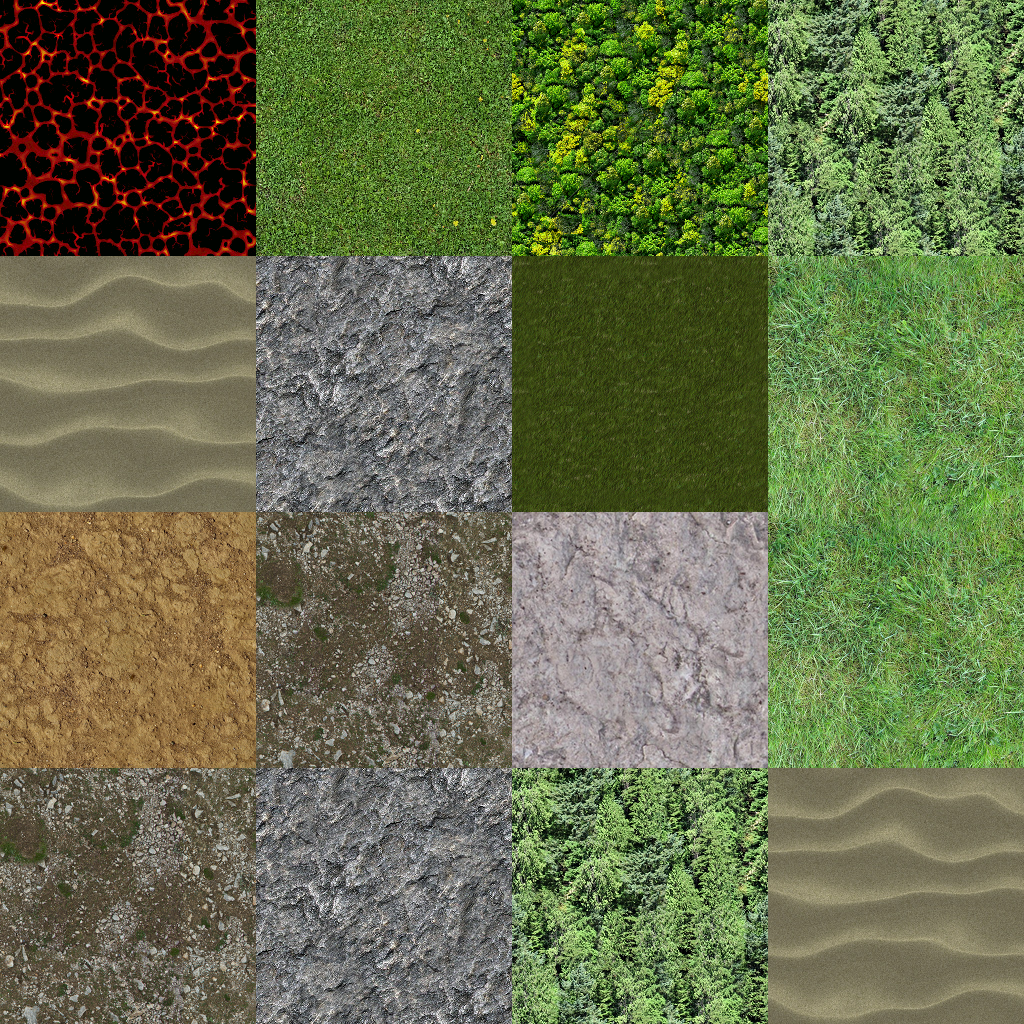
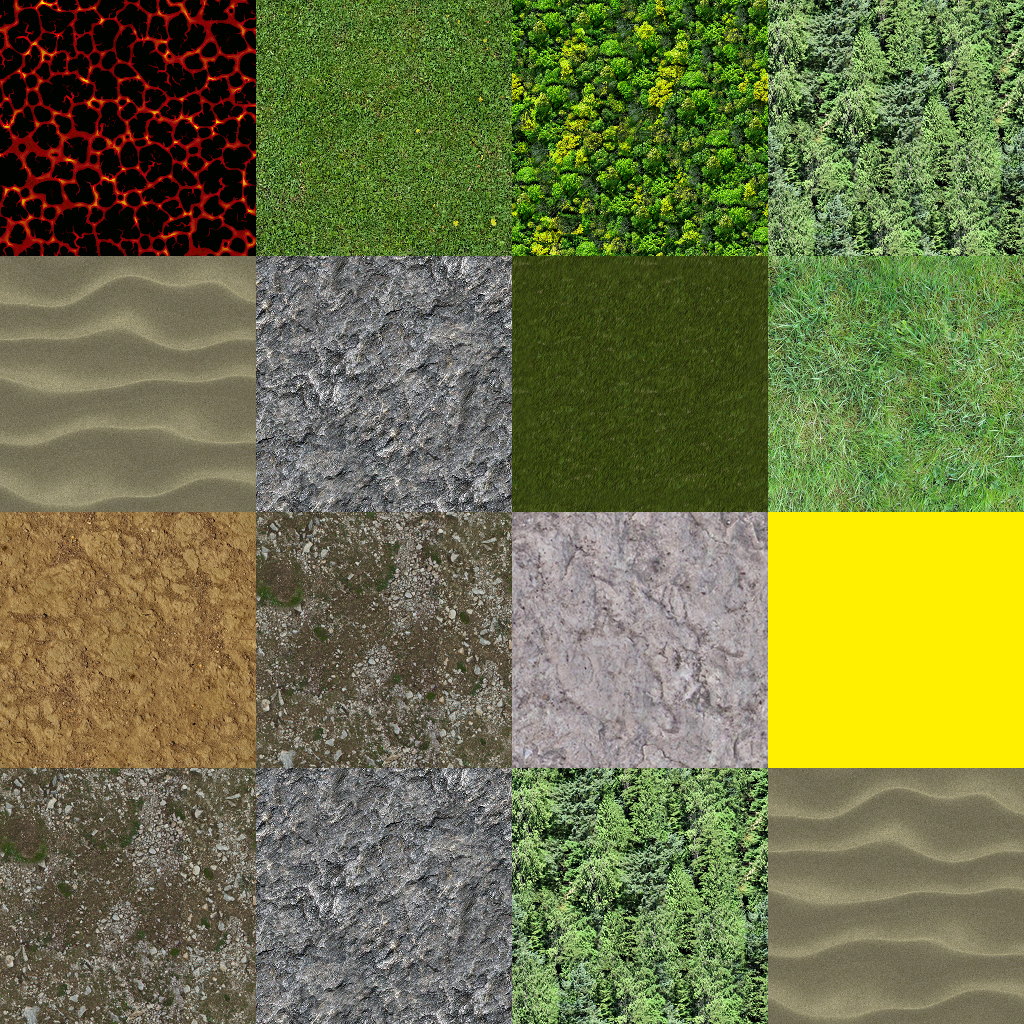
Revision of a layered 1024 × 1024 image; what changed, layer by layer:
painted on "grassTexture2.png copy" over [768, 512, 1024, 768]
